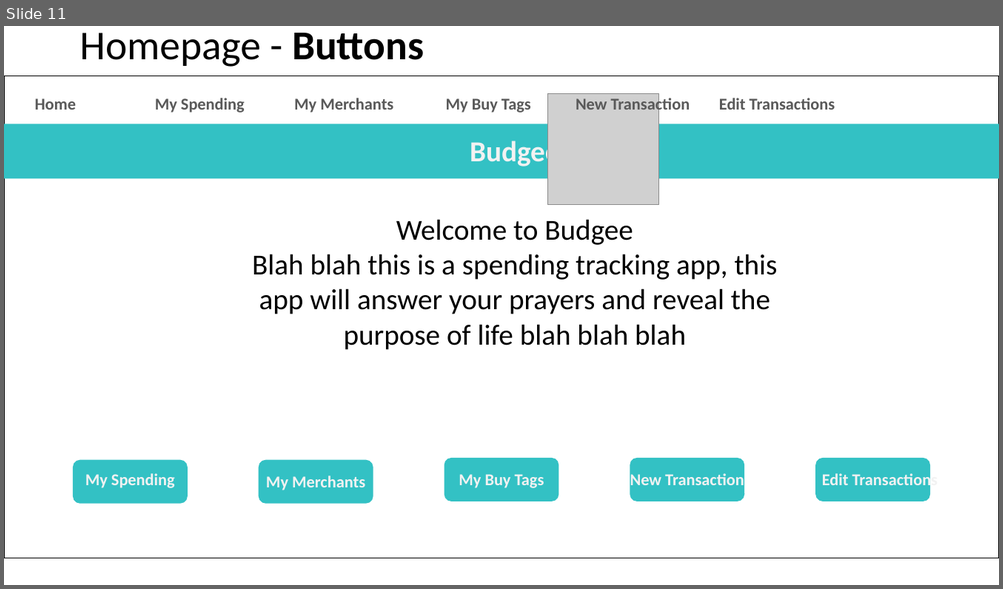
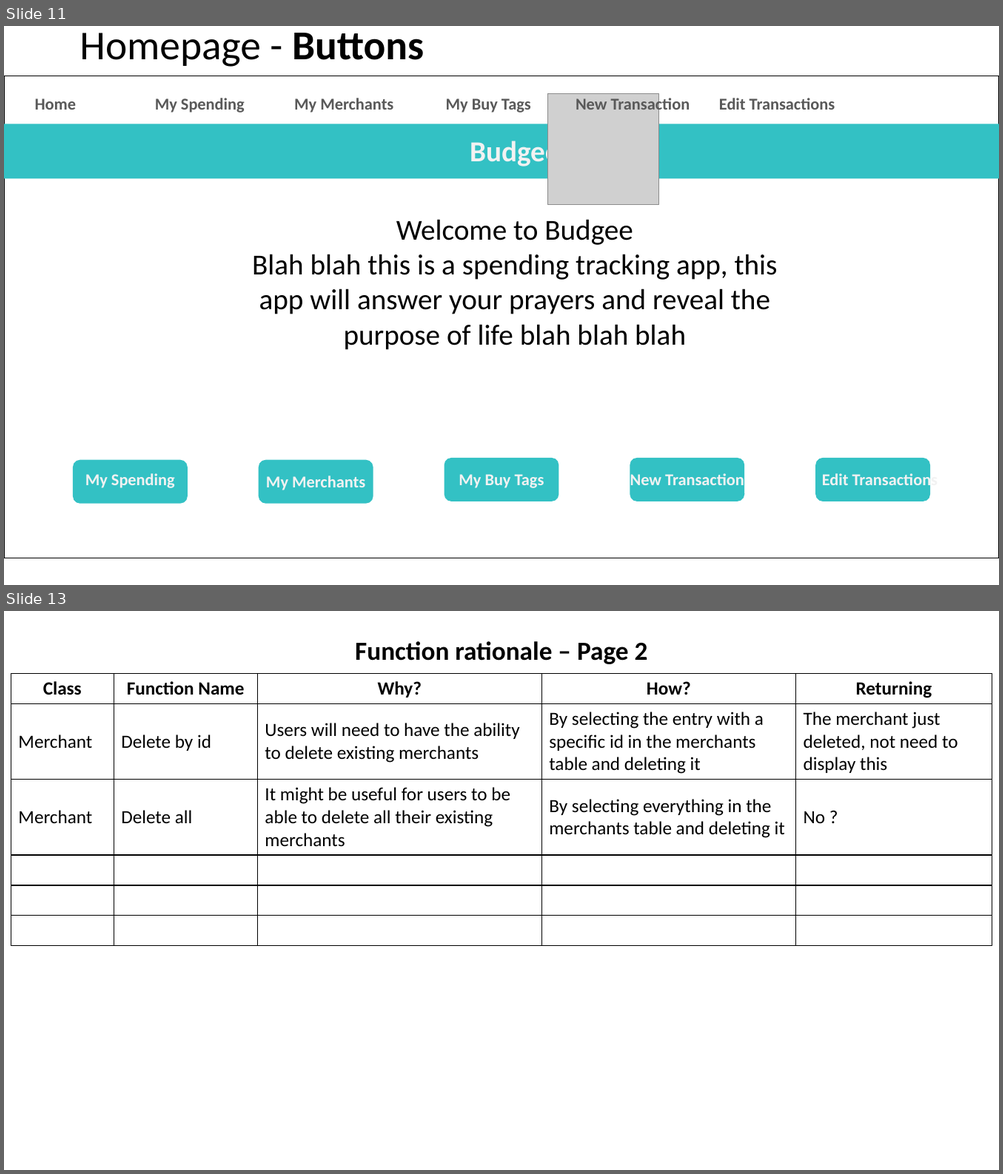
Before and after one commit to catf62/Budgee, a slide deck: Plans_Project_Management/Budget_App_Plan_08Nov2018.pptx. Shown one above the other, each under a label of ours: slide 11 before the commit, slides 11 and 13 after it; the slides between them are not shown. The pictures are 1003x589 and 1003x1174 pixels, drawn with LibreOffice and Linux fonts; fonts in the diff are those of the drawing; grey boxes stand for pictures. Boxes give left, top, right and bottom in pixels: in the first picture for what was removed or moved away, otherwise in the second. Text is boxed around its words. In the diff, an @@ line names an element or a change of style, - is before the commit and + after.

Commit message:
delete and delete_all methods added to merchant class

```diff
--- a/Plans_Project_Management/Budget_App_Plan_08Nov2018.pptx
+++ b/Plans_Project_Management/Budget_App_Plan_08Nov2018.pptx
@@ slide 13 added at [4,611,999,1170], background #FFFFFF @@
@@ title added at [355,641,648,664], 25.2 pt, text #000000, bold @@
+Function rationale – Page 2
@@ table added at [11,674,992,944], 6 rows, 5 columns @@
+Class | Function Name | Why? | How? | Returning
+Merchant | Delete by id | Users will need to have the ability to delete existing merchants | By selecting the entry with a specific id in the merchants table and deleting it | The merchant just deleted, not need to display this
+Merchant | Delete all | It might be useful for users to be able to delete all their existing merchants | By selecting everything in the merchants table and deleting it | No ?
+ |  |  |  | 
+ |  |  |  | 
+ |  |  |  | 
```
Also in this commit, not shown: 1 slide changed, 2 other files.
